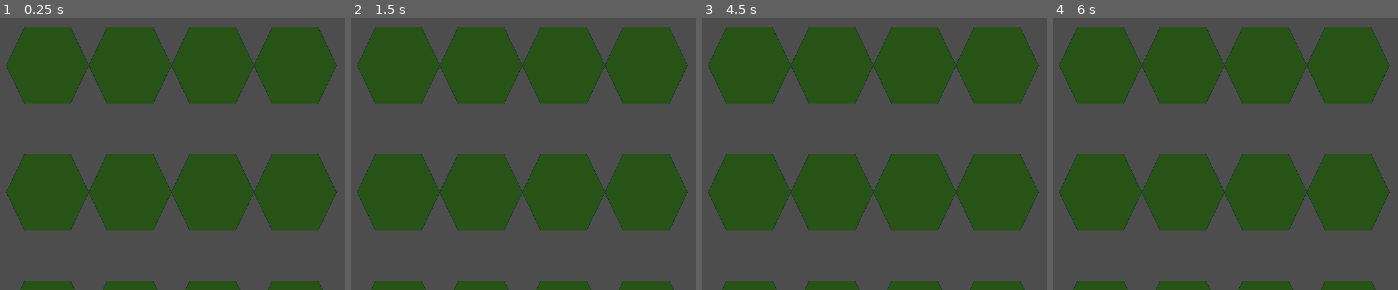
Above: before the commit, frames 1-4 (left to right).
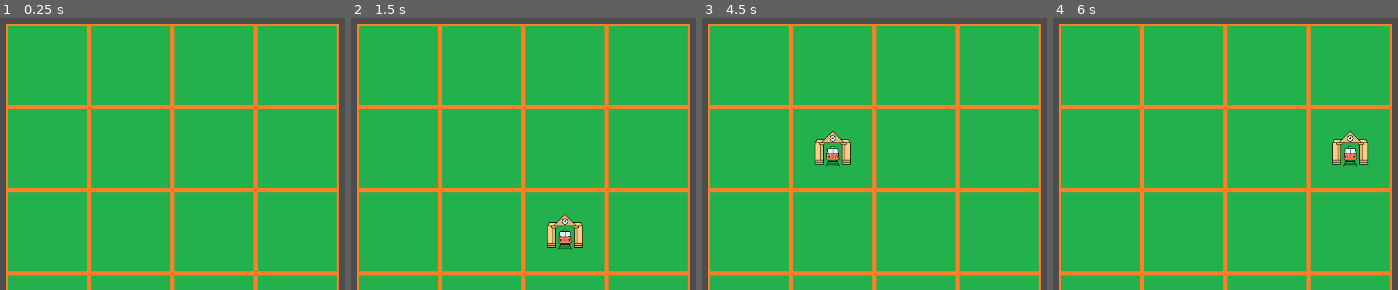
Above: after the commit, the same moments.

Repository: programmiertim/TrainTycoon
Game: Godot game, scene res://Main.tscn
Two runs of this game, one before a commit and one after it. Both use one fixed random seed, a clock stepped at 60 frames per second and the inputs below.
Inputs (mouse positions are in pixels of both pictures, inside the frame that each line leads up to):
- Up to frame 1 (0.25 s): no input
- Up to frame 2 (1.5 s): tap Enter at 0.5 s; move the mouse to (575, 42) at 0.52 s; click (575, 42) at 0.67 s; tap Space at 1.25 s; move the mouse to (outside the picture) at 1.27 s; click (outside the picture) at 1.42 s
- Up to frame 3 (4.5 s): tap Enter at 2, 3.5 s; move the mouse to (outside the picture) at 2.02 s; click (outside the picture) at 2.17 s; tap Space at 2.75, 4.25 s; move the mouse to (708, 154) at 2.77 s; click (708, 154) at 2.92 s; move the mouse to (988, 132) at 3.52 s; click (988, 132) at 3.67 s; move the mouse to (outside the picture) at 4.27 s; click (outside the picture) at 4.42 s
- Up to frame 4 (6 s): move the mouse to (1139, 64) at 5.02 s; click (1139, 64) at 5.17 s; move the mouse to (outside the picture) at 5.77 s; click (outside the picture) at 5.92 s

The runs differ from the first frame. In frame 1, 94% of the frame differs, in the area x 1-99%, y 2-100%; in frame 2, 94%; in frame 3, 94%; in frame 4, 94%.

Commit message:
Erstmal mit Viereck testen; Bahnhof kann gebaut werden; Aber Ansicht stimmt noch nicht

Diff:
--- /dev/null
+++ b/HexCell.gd
@@ -0,0 +1,23 @@
+extends Node2D
+
+signal hex_selected(hex_pos)
+
+func _ready():
+	if $Bahnhof:
+		$Bahnhof.texture = preload("res://Bahnhof.png")
+		$Bahnhof.visible = false
+
+func _input(event):
+	if event is InputEventMouseButton and event.button_index == MOUSE_BUTTON_LEFT and event.pressed:
+		print("Mouse button left pressed in HexCell!")
+		# Überprüfen, ob der Klick innerhalb des Hintergrund-Sprites ist
+		var local_mouse_pos = self.to_local(event.position)
+		print("Local mouse position:", local_mouse_pos)
+		var sprite_rect = Rect2(Vector2.ZERO, $Hintergrund.texture.get_size())
+		print("Sprite rect:", sprite_rect)
+		if sprite_rect.has_point(local_mouse_pos):
+			print("Mouse click inside HexCell!")
+			var hex_pos = global_transform.origin
+			emit_signal("hex_selected", hex_pos)
+		else:
+			print("Mouse click outside HexCell!")
--- a/HexCell.tscn
+++ b/HexCell.tscn
@@ -1,9 +1,13 @@
-[gd_scene load_steps=2 format=3 uid="uid://1bye63kaa36b"]
+[gd_scene load_steps=3 format=3 uid="uid://1bye63kaa36b"]
 
-[ext_resource type="Texture2D" uid="uid://d21hulnc8dyby" path="res://grünesFeld.png" id="1_g0v37"]
+[ext_resource type="Texture2D" uid="uid://gfsjh1g4mbgp" path="res://grünesViereck.png" id="1_4almn"]
+[ext_resource type="Script" path="res://HexCell.gd" id="1_j2kfw"]
 
 [node name="HexCell" type="Node2D"]
+script = ExtResource("1_j2kfw")
 
-[node name="Sprite2D" type="Sprite2D" parent="."]
-scale = Vector2(0.096, 0.1)
-texture = ExtResource("1_g0v37")
+[node name="Hintergrund" type="Sprite2D" parent="."]
+texture = ExtResource("1_4almn")
+
+[node name="Bahnhof" type="Sprite2D" parent="."]
+visible = false
--- a/Main.gd
+++ b/Main.gd
@@ -1,27 +1,70 @@
 extends Node2D
 
 const HEX_CELL_SCENE = preload("res://HexCell.tscn")
-const GRID_SIZE = Vector2(4, 4)
-const HEX_SIZE = Vector2(64, 64)  # Anpassen an die Größe deines Hex-Bildes
+const GRID_SIZE = Vector2(4, 4)  # Beispielgrößen für ein größeres Spielfeld
+const HEX_SIZE = Vector2(120, 120)  # Anpassen an die Größe deines Hex-Bildes
+
+var selected_hex = null
 
 func _ready():
+	# Fenstergröße festlegen (optional, falls nicht in Projekteinstellungen gesetzt)
+	ProjectSettings.set_setting("display/window/size", Vector2(800, 600))
+
 	for y in range(GRID_SIZE.y):
 		for x in range(GRID_SIZE.x):
 			var hex_cell = HEX_CELL_SCENE.instantiate()
 			var position = calculate_hex_position(Vector2(x, y))
 			hex_cell.position = position
 			add_child(hex_cell)
+			print("HexCell gebaut")
+			hex_cell.connect("hex_selected", Callable(self, "_on_HexCell_selected"))
 
-	# Debug-Ausgabe der Position der ersten Hex-Zelle
-	var first_hex_position = calculate_hex_position(Vector2(0, 0))
-	print("First Hex Position: ", first_hex_position)
-
-	# Kamera hinzufügen, um sicherzustellen, dass alles sichtbar ist
+	# Kamera hinzufügen und Viewport anpassen
 	var camera = Camera2D.new()
 	add_child(camera)
 	camera.make_current()
+	camera.zoom = Vector2(1, 1)  # Beispiel: Zoom halbiert die Ansicht
+
 
 func calculate_hex_position(grid_pos: Vector2) -> Vector2:
-	var x = HEX_SIZE.x * grid_pos.x * 1.86  # Anpassung der horizontalen Position
-	var y = HEX_SIZE.y * grid_pos.y * 2.86  # Anpassung der vertikalen Position
+	var x = HEX_SIZE.x * grid_pos.x  # Anpassung der horizontalen Position
+	var y = HEX_SIZE.y * grid_pos.y  # Anpassung der vertikalen Position
 	return Vector2(x, y)
+
+func _on_HexCell_selected(hex_pos):
+	print("HexCell selected at position:", hex_pos)
+
+	# Verhindere mehrfaches Klicken auf die gleiche Hex-Zelle
+	if selected_hex and selected_hex.to_global(selected_hex.position) == hex_pos:
+		return
+
+	print("Processing selection for new HexCell")
+
+	# Verstecke den Bahnhof des zuvor ausgewählten Hex
+	if selected_hex:
+		var house_node = selected_hex.get_node("Bahnhof")
+		if house_node:
+			print("Hiding previous Bahnhof")
+			house_node.visible = false  # Vorheriges Haus ausblenden
+
+	# Aktualisiere das ausgewählte Hex
+	selected_hex = get_hex_cell_at_position(hex_pos)
+	if selected_hex:
+		print("New HexCell found at position:", selected_hex.global_transform.origin)
+		var house_node = selected_hex.get_node("Bahnhof")
+		if house_node:
+			print("Showing Bahnhof at new HexCell")
+			house_node.scale = Vector2(0.1, 0.1)  # Skalierung des Bahnhofs auf 0.1
+			house_node.visible = true  # Neues Haus anzeigen
+			print("Bahnhof gebaut")
+
+
+
+func get_hex_cell_at_position(pos):
+	print("Searching for HexCell at position:", pos)
+	for child in get_children():
+		if child is Node2D and child.global_transform.origin == pos:
+			print("HexCell found at position:", pos)
+			return child
+	print("No HexCell found at position:", pos)
+	return null
Binary file added: Bahnhof.png
Binary file removed: grünesFeld.png
Binary file added: grünesViereck.png
